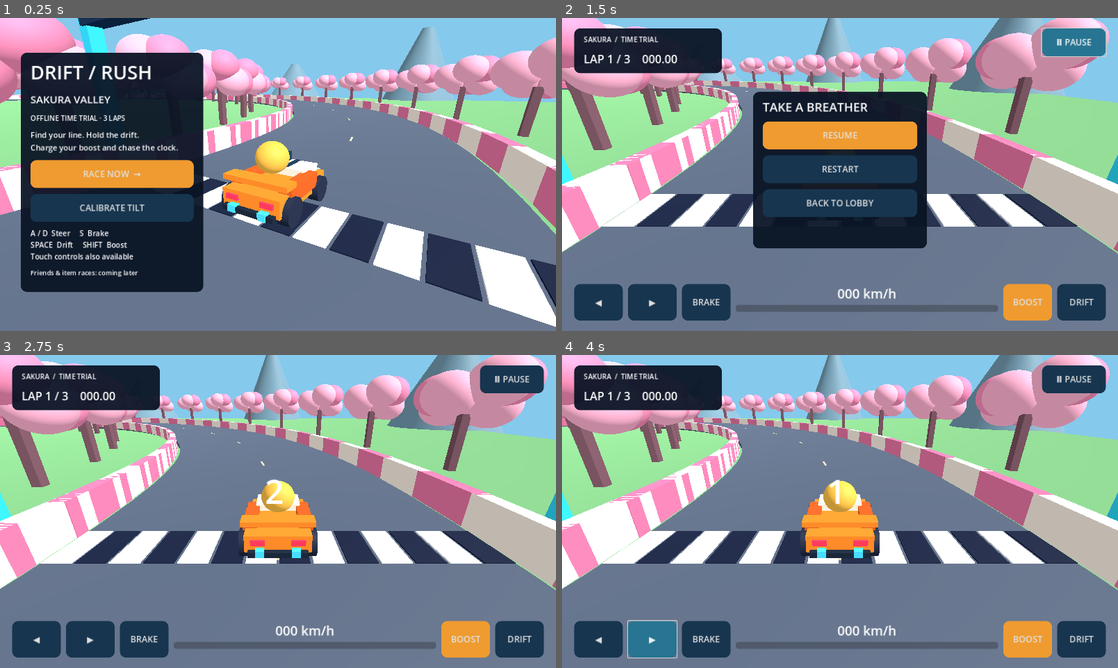
Above: before the commit, frames 1-4 (two rows, left to right).
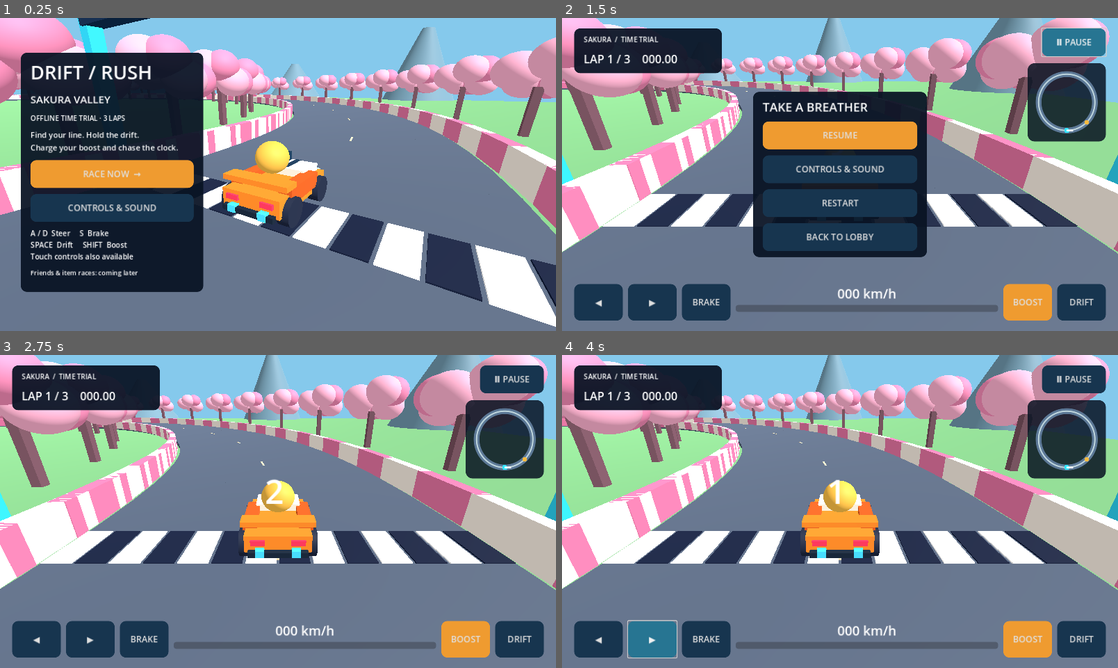
Above: after the commit, the same moments.

Repository: KyungHoon416/DRIFT-RUSH
Game: Godot game, scene res://Scenes/Race.tscn
Two runs of this game, one before a commit and one after it. Both use one fixed random seed, a clock stepped at 60 frames per second and the inputs below.
Inputs:
- Up to frame 1 (0.25 s): no input
- Up to frame 2 (1.5 s): click "RACE NOW →" at 0.5 s; click "Ⅱ PAUSE" at 1.25 s
- Up to frame 3 (2.75 s): click "RESUME" at 2 s
- Up to frame 4 (4 s): click "◀" at 2.75 s; click "▶" at 3.5 s

The runs differ from the first frame. In frame 1, 0.3% of the frame differs, in the area x 12-29%, y 59-62%; in frame 2, 7.1%, in the area x 34-98%, y 14-77%; in frame 3, 3.5%; in frame 4, 3.5%.

Commit message:
Add tilt control settings, minimap and driving assistance

Diff:
--- /dev/null
+++ b/DRIFT_RUSH_GODOT/Scripts/DrivingSettings.gd
@@ -0,0 +1,37 @@
+extends RefCounted
+var sensitivity := 1.0
+var deadzone := 0.08
+var invert := false
+var tilt_enabled := true
+var vibration := true
+var volume := 0.7
+var neutral := 0.0
+const PATH = "user://driving_settings.cfg"
+func load_settings(path := PATH):
+ var cfg := ConfigFile.new()
+ if cfg.load(path)!=OK: return
+ sensitivity=clampf(float(cfg.get_value("controls","sensitivity",1.0)),0.5,2.0)
+ deadzone=clampf(float(cfg.get_value("controls","deadzone",0.08)),0.0,0.3)
+ invert=bool(cfg.get_value("controls","invert",false))
+ tilt_enabled=bool(cfg.get_value("controls","tilt",true))
+ vibration=bool(cfg.get_value("feedback","vibration",true))
+ volume=clampf(float(cfg.get_value("feedback","volume",0.7)),0,1)
+func save_settings(path := PATH) -> Error:
+ var cfg := ConfigFile.new()
+ cfg.set_value("controls","sensitivity",sensitivity)
+ cfg.set_value("controls","deadzone",deadzone)
+ cfg.set_value("controls","invert",invert)
+ cfg.set_value("controls","tilt",tilt_enabled)
+ cfg.set_value("feedback","vibration",vibration)
+ cfg.set_value("feedback","volume",volume)
+ return cfg.save(path)
+func calibrate(gravity: Vector3) -> bool:
+ if gravity.length()<0.1: return false
+ neutral=gravity.x
+ return true
+func tilt_value(gravity: Vector3) -> float:
+ if not tilt_enabled or gravity.length()<0.1: return 0.0
+ var value := clampf((gravity.x-neutral)/4.0,-1,1)
+ if absf(value)<=deadzone: return 0.0
+ value=signf(value)*(absf(value)-deadzone)/(1.0-deadzone)
+ return clampf(value*sensitivity*(-1 if invert else 1),-1,1)
--- /dev/null
+++ b/DRIFT_RUSH_GODOT/Scripts/Minimap.gd
@@ -0,0 +1,25 @@
+extends Control
+var race: Node3D
+func project_point(point: Vector3) -> Vector2:
+ return size*0.5+Vector2(point.x,point.z)*(size.x*0.36/race.RADIUS)
+func _draw():
+ if race==null: return
+ draw_style_box(_background(),Rect2(Vector2.ZERO,size))
+ var points := PackedVector2Array()
+ for i in range(129):
+  var a := i*TAU/128.0
+  points.append(project_point(Vector3(sin(a)*race.RADIUS,0,cos(a)*race.RADIUS)))
+ draw_polyline(points,Color("5c7896"),12,true)
+ draw_polyline(points,Color("bdd4dc"),2,true)
+ var angle: float = race.checkpoint*TAU/8.0
+ draw_circle(project_point(Vector3(sin(angle)*race.RADIUS,0,cos(angle)*race.RADIUS)),5,Color("f6bb42"))
+ draw_circle(project_point(Vector3(0,0,race.RADIUS)),4,Color.WHITE)
+ var player := project_point(race.kart.position)
+ draw_circle(player,6,Color("32e5ff"))
+ var forward: Vector3 = -race.kart.global_basis.z
+ draw_line(player,player+Vector2(forward.x,forward.z)*14,Color.WHITE,3,true)
+func _background() -> StyleBoxFlat:
+ var s := StyleBoxFlat.new()
+ s.bg_color=Color(0.03,0.07,0.13,0.85)
+ s.set_corner_radius_all(16)
+ return s
--- a/DRIFT_RUSH_GODOT/Scripts/Race.gd
+++ b/DRIFT_RUSH_GODOT/Scripts/Race.gd
@@ -16,7 +16,8 @@
 var touch := 0.0
 var braking := false
 var drifting := false
-var neutral := 0.0
+var settings = preload("res://Scripts/DrivingSettings.gd").new()
+var wrong_way := false
 var cooldown := 0.0
 var wheels: Array[MeshInstance3D] = []
 var audio: AudioStreamPlayer
@@ -45,6 +46,7 @@
   body.add_child(collision)
  return m
 func _ready():
+ settings.load_settings()
  var sun := DirectionalLight3D.new()
  sun.rotation_degrees = Vector3(-45,-25,0)
  sun.light_energy = 1.3
@@ -153,6 +155,7 @@
   boost=2.5
   charge=0
 func start_race():
+ settings.calibrate(Input.get_gravity())
  reset()
  running=true
  countdown=3.0
@@ -162,6 +165,7 @@
  running=false
  ui.show_lobby()
 func toggle_pause():
+ if paused: settings.calibrate(Input.get_gravity())
  paused=not paused
  touch=0
  braking=false
@@ -183,6 +187,7 @@
  charge=0
  boost=0
  paused=false
+ wrong_way=false
  camera.position=kart.position+Vector3(-8,5,0)
 func _physics_process(dt: float):
  if running and not paused and countdown>0:
@@ -191,7 +196,7 @@
   elapsed+=dt
   cooldown=maxf(0,cooldown-dt)
   var input := float(Input.is_physical_key_pressed(KEY_D) or Input.is_physical_key_pressed(KEY_RIGHT))-float(Input.is_physical_key_pressed(KEY_A) or Input.is_physical_key_pressed(KEY_LEFT))
-  input=clampf(input+touch+(Input.get_gravity().x-neutral)/4,-1,1)
+  input=clampf(input+touch+settings.tilt_value(Input.get_gravity()),-1,1)
   steer=lerpf(steer,input,dt*8)
   var drift := (drifting or Input.is_physical_key_pressed(KEY_SPACE)) and absf(steer)>0.2 and speed>10
   speed=move_toward(speed,0 if braking or Input.is_physical_key_pressed(KEY_S) else (42 if boost>0 else 27),dt*12)
@@ -205,14 +210,17 @@
     if absf(kart.get_slide_collision(i).get_normal().y)<0.5:
      speed*=0.6
      cooldown=0.3
-     audio.play()
-     Input.vibrate_handheld(60,0.4)
+     audio.volume_db=linear_to_db(maxf(settings.volume,0.0001))
+     if settings.volume>0: audio.play()
+     if settings.vibration: Input.vibrate_handheld(60,0.4)
   if drift: charge=minf(1,charge+dt*0.2)
   if Input.is_physical_key_pressed(KEY_SHIFT): activate_boost()
   boost=maxf(0,boost-dt)
   var angle := fposmod(atan2(kart.position.x,kart.position.z),TAU)
+  var tangent := Vector3(cos(angle),0,-sin(angle))
+  wrong_way=speed>3 and (-kart.global_basis.z).dot(tangent)<-0.35
   var target_angle := checkpoint*TAU/8
-  if absf(angle_difference(angle,fposmod(target_angle,TAU)))<0.12:
+  if not wrong_way and absf(Vector2(kart.position.x,kart.position.z).length()-RADIUS)<7 and absf(angle_difference(angle,fposmod(target_angle,TAU)))<0.12:
    checkpoint+=1
    if checkpoint==9:
     checkpoint=1
@@ -228,3 +236,7 @@
  camera.position=camera.position.lerp(desired,1-exp(-5*dt))
  camera.look_at(kart.position+Vector3.UP)
  ui.update_hud()
+
+func _notification(what: int):
+ if what==NOTIFICATION_APPLICATION_FOCUS_OUT and running and not paused and is_instance_valid(ui):
+  toggle_pause()
--- a/DRIFT_RUSH_GODOT/Scripts/RaceUI.gd
+++ b/DRIFT_RUSH_GODOT/Scripts/RaceUI.gd
@@ -9,6 +9,12 @@
 var count_label: Label
 var result_label: Label
 var meter: ProgressBar
+var settings_panel: Control
+var sensor_status: Label
+var warning_label: Label
+var minimap: Control
+var steer_buttons: Array[Button] = []
+var return_to_pause := false
 func label(text: String, size: int) -> Label:
  var l := Label.new()
  l.text=text
@@ -64,7 +70,7 @@
  v.add_child(label("OFFLINE TIME TRIAL · 3 LAPS",16))
  v.add_child(label("Find your line. Hold the drift.\nCharge your boost and chase the clock.",18))
  v.add_child(button("RACE NOW  →",race.start_race,true))
- v.add_child(button("CALIBRATE TILT",func(): race.neutral=Input.get_gravity().x))
+ v.add_child(button("CONTROLS & SOUND",open_settings))
  v.add_child(label("A / D  Steer     S  Brake\nSPACE  Drift     SHIFT  Boost\nTouch controls also available",17))
  v.add_child(label("Friends & item races: coming later",15))
  race_hud=root_control()
@@ -87,8 +93,10 @@
  bottom.offset_top=-108
  bottom.offset_bottom=-24
  bottom.add_theme_constant_override("separation",12)
- bottom.add_child(button("◀",func(): pass,false,race.touch_left))
- bottom.add_child(button("▶",func(): pass,false,race.touch_right))
+ for entry in [["◀",race.touch_left],["▶",race.touch_right]]:
+  var control := button(entry[0],func(): pass,false,entry[1])
+  steer_buttons.append(control)
+  bottom.add_child(control)
  bottom.add_child(button("BRAKE",func(): pass,false,race.brake_hold))
  var center := VBoxContainer.new()
  center.size_flags_horizontal=Control.SIZE_EXPAND_FILL
@@ -109,6 +117,7 @@
  var menu := stack(pause_panel,Rect2(440,170,400,360))
  menu.add_child(label("TAKE A BREATHER",28))
  menu.add_child(button("RESUME",race.toggle_pause,true))
+ menu.add_child(button("CONTROLS & SOUND",open_settings))
  menu.add_child(button("RESTART",race.start_race))
  menu.add_child(button("BACK TO LOBBY",race.return_lobby))
  result=root_control()
@@ -118,13 +127,28 @@
  finish.add_child(result_label)
  finish.add_child(button("RACE AGAIN",race.start_race,true))
  finish.add_child(button("BACK TO LOBBY",race.return_lobby))
+ minimap=preload("res://Scripts/Minimap.gd").new()
+ minimap.race=race
+ minimap.mouse_filter=Control.MOUSE_FILTER_IGNORE
+ race_hud.add_child(minimap)
+ minimap.set_anchors_and_offsets_preset(Control.PRESET_TOP_RIGHT)
+ minimap.offset_left=-208
+ minimap.offset_right=-28
+ minimap.offset_top=104
+ minimap.offset_bottom=284
+ warning_label=label("",24)
+ race_hud.add_child(warning_label)
+ warning_label.position=Vector2(460,140)
+ build_settings()
  show_lobby()
 func show_lobby():
+ settings_panel.hide()
  lobby.show()
  race_hud.hide()
  pause_panel.hide()
  result.hide()
 func show_race():
+ settings_panel.hide()
  lobby.hide()
  race_hud.show()
  pause_panel.hide()
@@ -137,4 +161,62 @@
  stats.text="LAP %d / 3    %06.2f" % [mini(race.lap,3),race.elapsed]
  velocity_label.text="%03d km/h" % int(race.speed*3.6)
  meter.value=race.charge*100
+ minimap.queue_redraw()
+ warning_label.text="WRONG WAY  •  TURN AROUND" if race.wrong_way else ""
+ var show_arrows: bool = not race.settings.tilt_enabled or Input.get_gravity().length()<0.1
+ for b in steer_buttons: b.visible=show_arrows
  count_label.text=str(ceili(race.countdown)) if race.countdown>0 else ""
+
+func open_settings():
+ return_to_pause=race.running
+ lobby.hide()
+ pause_panel.hide()
+ settings_panel.show()
+ sensor_status.text="Tilt your device, then calibrate.\nNo sensor? Touch arrows remain available."
+func close_settings():
+ var error: Error = race.settings.save_settings()
+ if error!=OK:
+  sensor_status.text="Could not save settings. Check device storage and retry."
+  return
+ settings_panel.hide()
+ if return_to_pause: pause_panel.show()
+ else: lobby.show()
+func setting_slider(parent: VBoxContainer, title: String, value: float, minimum: float, maximum: float, change: Callable):
+ var row := HBoxContainer.new()
+ parent.add_child(row)
+ var caption := label("%s  %.2f" % [title,value],18)
+ caption.custom_minimum_size.x=260
+ row.add_child(caption)
+ var slider := HSlider.new()
+ slider.min_value=minimum
+ slider.max_value=maximum
+ slider.step=0.01
+ slider.value=value
+ slider.custom_minimum_size=Vector2(240,38)
+ row.add_child(slider)
+ slider.value_changed.connect(func(v): change.call(v); caption.text="%s  %.2f" % [title,v])
+func toggle(parent: VBoxContainer, title: String, value: bool, change: Callable):
+ var check := CheckButton.new()
+ check.text=title
+ check.button_pressed=value
+ check.custom_minimum_size.y=42
+ check.toggled.connect(change)
+ parent.add_child(check)
+func build_settings():
+ settings_panel=root_control()
+ var v := stack(settings_panel,Rect2(335,25,610,670))
+ v.add_theme_constant_override("separation",8)
+ v.add_child(label("CONTROLS & SOUND",28))
+ toggle(v,"Tilt steering (off = touch arrows)",race.settings.tilt_enabled,func(value): race.settings.tilt_enabled=value)
+ setting_slider(v,"Tilt sensitivity",race.settings.sensitivity,0.5,2.0,func(value): race.settings.sensitivity=value)
+ setting_slider(v,"Tilt dead zone",race.settings.deadzone,0,0.3,func(value): race.settings.deadzone=value)
+ toggle(v,"Invert tilt direction",race.settings.invert,func(value): race.settings.invert=value)
+ toggle(v,"Collision vibration",race.settings.vibration,func(value): race.settings.vibration=value)
+ setting_slider(v,"Sound volume",race.settings.volume,0,1,func(value): race.settings.volume=value)
+ sensor_status=label("",16)
+ v.add_child(sensor_status)
+ v.add_child(button("CALIBRATE CURRENT POSTURE",func():
+  var success: bool = race.settings.calibrate(Input.get_gravity())
+  sensor_status.text="Neutral posture calibrated." if success else "Sensor unavailable. Use A/D or touch arrows."
+ ))
+ v.add_child(button("SAVE & BACK",close_settings,true))
--- a/DRIFT_RUSH_GODOT/Tests/smoke.gd
+++ b/DRIFT_RUSH_GODOT/Tests/smoke.gd
@@ -32,5 +32,31 @@
  race.ui.show_result(12.5)
  assert(race.ui.result.visible and not race.ui.race_hud.visible,"Result screen")
  assert(race.lap==1 and race.checkpoint==1,"Reset")
+ var settings = preload("res://Scripts/DrivingSettings.gd").new()
+ assert(not settings.calibrate(Vector3.ZERO),"Missing sensor rejected")
+ assert(settings.calibrate(Vector3(1,-9,0)),"Calibration accepts gravity")
+ assert(is_zero_approx(settings.tilt_value(Vector3(1,-9,0))),"Calibrated neutral")
+ assert(is_zero_approx(settings.tilt_value(Vector3(1.1,-9,0))),"Deadzone suppresses jitter")
+ assert(settings.tilt_value(Vector3(4,-9,0))>0,"Tilt right")
+ settings.invert=true
+ assert(settings.tilt_value(Vector3(4,-9,0))<0,"Invert tilt")
+ settings.sensitivity=1.7
+ settings.volume=0
+ settings.vibration=false
+ var path := "user://test_driving_settings.cfg"
+ assert(settings.save_settings(path)==OK,"Settings saved")
+ var restored = preload("res://Scripts/DrivingSettings.gd").new()
+ restored.load_settings(path)
+ assert(is_equal_approx(restored.sensitivity,1.7) and restored.invert and not restored.vibration and restored.volume==0,"Settings round trip")
+ restored.tilt_enabled=false
+ assert(restored.tilt_value(Vector3(4,-9,0))==0,"Touch mode disables tilt")
+ DirAccess.remove_absolute(ProjectSettings.globalize_path(path))
+ race.ui.show_lobby()
+ race.ui.open_settings()
+ assert(race.ui.settings_panel.visible and not race.ui.lobby.visible,"Settings panel replaces lobby")
+ race.ui.show_lobby()
+ var projected: Vector2 = race.ui.minimap.project_point(Vector3.ZERO)
+ assert(projected.is_equal_approx(race.ui.minimap.size*0.5),"Minimap projects track origin")
+ print("PASS: tilt calibration, sensor fallback, deadzone, inversion, settings persistence, touch mode, settings UI, minimap")
  print("PASS: acceleration, 3D movement, boost consumption, pause, reset, lobby/race/result transitions, countdown, input clearing")
  quit()
Not shown, changed: DRIFT_RUSH_GODOT/Docs/PROGRESS.md
Not shown, changed: DRIFT_RUSH_GODOT/Docs/QA_REPORT.md
Not shown, changed: DRIFT_RUSH_GODOT/Docs/test.log
